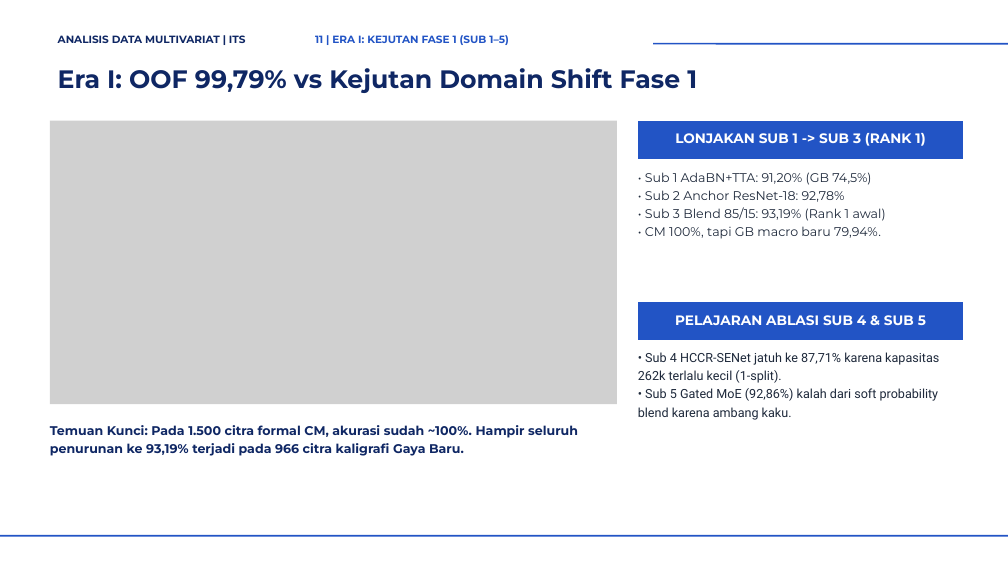
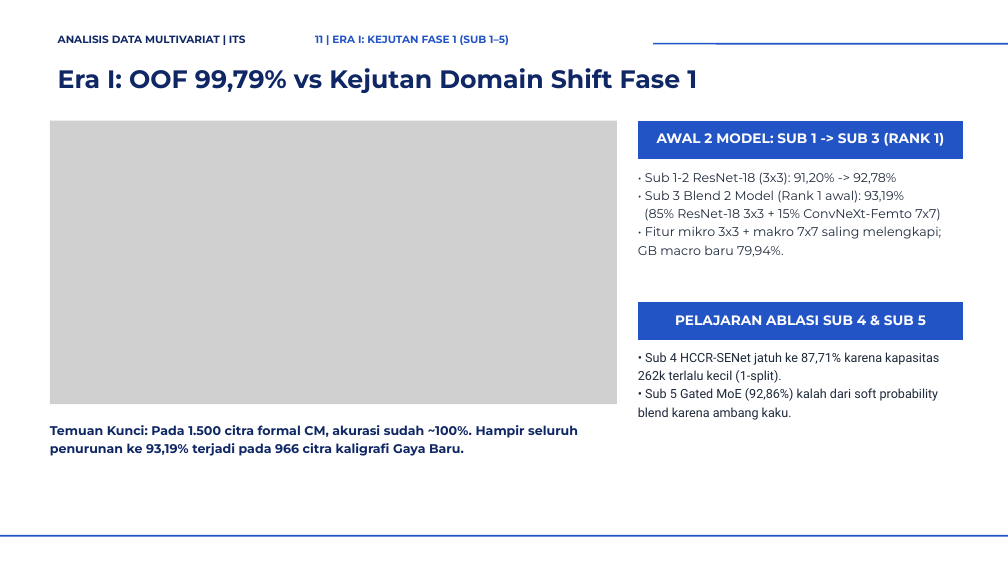
Before and after one commit to Reiii0-0/MNIST-ADM, a slide deck: slide 12 of outputs/FP_Analisis_Data_Multivariat_Tim_Arete_5025241135_FINAL.pptx. Drawn at 1008x567 pixels with LibreOffice and Linux fonts; fonts in the diff are those of the drawing; grey boxes stand for pictures. Boxes give left, top, right and bottom in pixels: in the first picture for what was removed or moved away, otherwise in the second. Text is boxed around its words. In the diff, an @@ line names an element or a change of style, - is before the commit and + after.

```diff
--- a/outputs/FP_Analisis_Data_Multivariat_Tim_Arete_5025241135_FINAL.pptx
+++ b/outputs/FP_Analisis_Data_Multivariat_Tim_Arete_5025241135_FINAL.pptx
@@ text at [657, 133, 944, 146]: text changed @@
-LONJAKAN SUB 1 -> SUB 3 (RANK 1)
+AWAL 2 MODEL: SUB 1 -> SUB 3 (RANK 1)
@@ text at [638, 172, 942, 257]: text changed @@
-• Sub 1 AdaBN+TTA: 91,20% (GB 74,5%)
-• Sub 2 Anchor ResNet-18: 92,78%
-• Sub 3 Blend 85/15: 93,19% (Rank 1 awal)
-• CM 100%, tapi GB macro baru 79,94%.
+• Sub 1-2 ResNet-18 (3x3): 91,20% -> 92,78%
+• Sub 3 Blend 2 Model (Rank 1 awal): 93,19%
+(85% ResNet-18 3x3 + 15% ConvNeXt-Femto 7x7)
+• Fitur mikro 3x3 + makro 7x7 saling melengkapi; GB macro baru 79,94%.
```
Also in this commit, not shown: 6 other slides changed, 14 other files.
